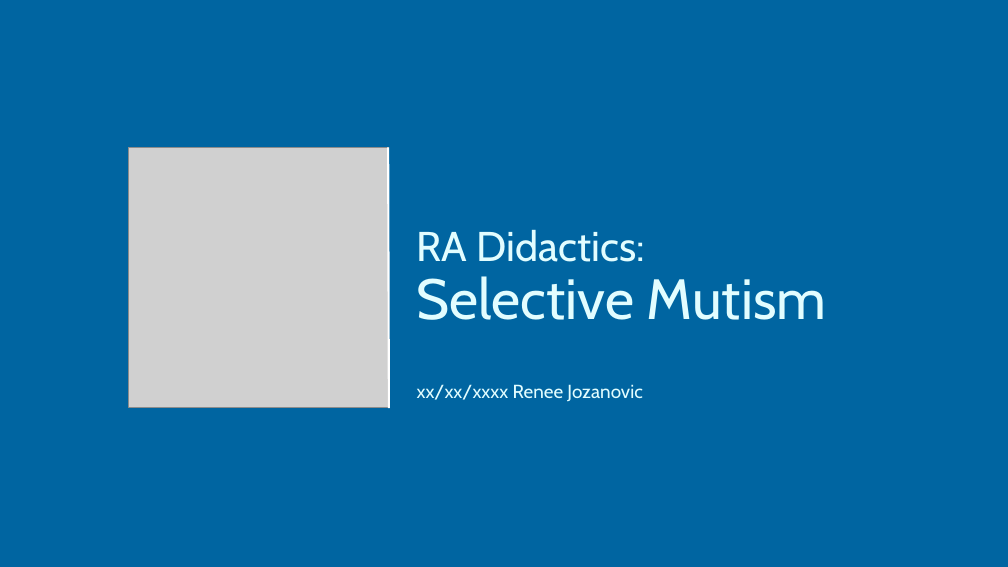
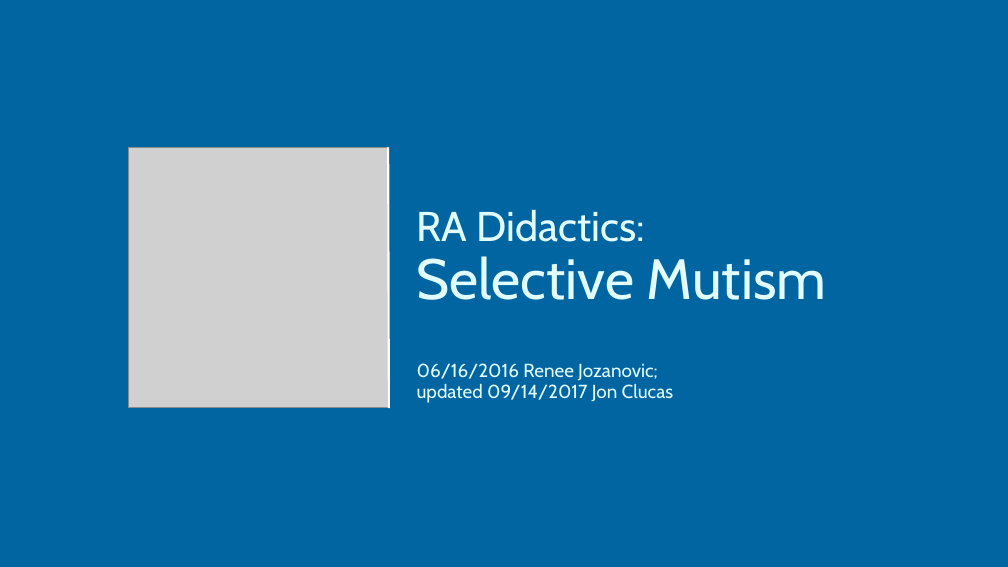
Before and after one commit to ChildMindInstitute/RA-Didactics, a slide deck: slide 1 of Clinical_Disorders/Selective_Mutism.pptx. Drawn at 1008x567 pixels with LibreOffice and Linux fonts; fonts in the diff are those of the drawing; grey boxes stand for pictures; background and template pictures are left out. Boxes give left, top, right and bottom in pixels: in the first picture for what was removed or moved away, otherwise in the second. Text is boxed around its words. In the diff, an @@ line names an element or a change of style, - is before the commit and + after.

```diff
--- a/Clinical_Disorders/Selective_Mutism.pptx
+++ b/Clinical_Disorders/Selective_Mutism.pptx
@@ title at [417,209,826,403]: text changed @@
-RA Didactics:
-Selective Mutism
-xx/xx/xxxx Renee Jozanovic
+RA Didactics:
+Selective Mutism
+06/16/2016 Renee Jozanovic;
+updated 09/14/2017 Jon Clucas
```
Also in this commit, not shown: 17 other slides changed, 1 slide removed.
